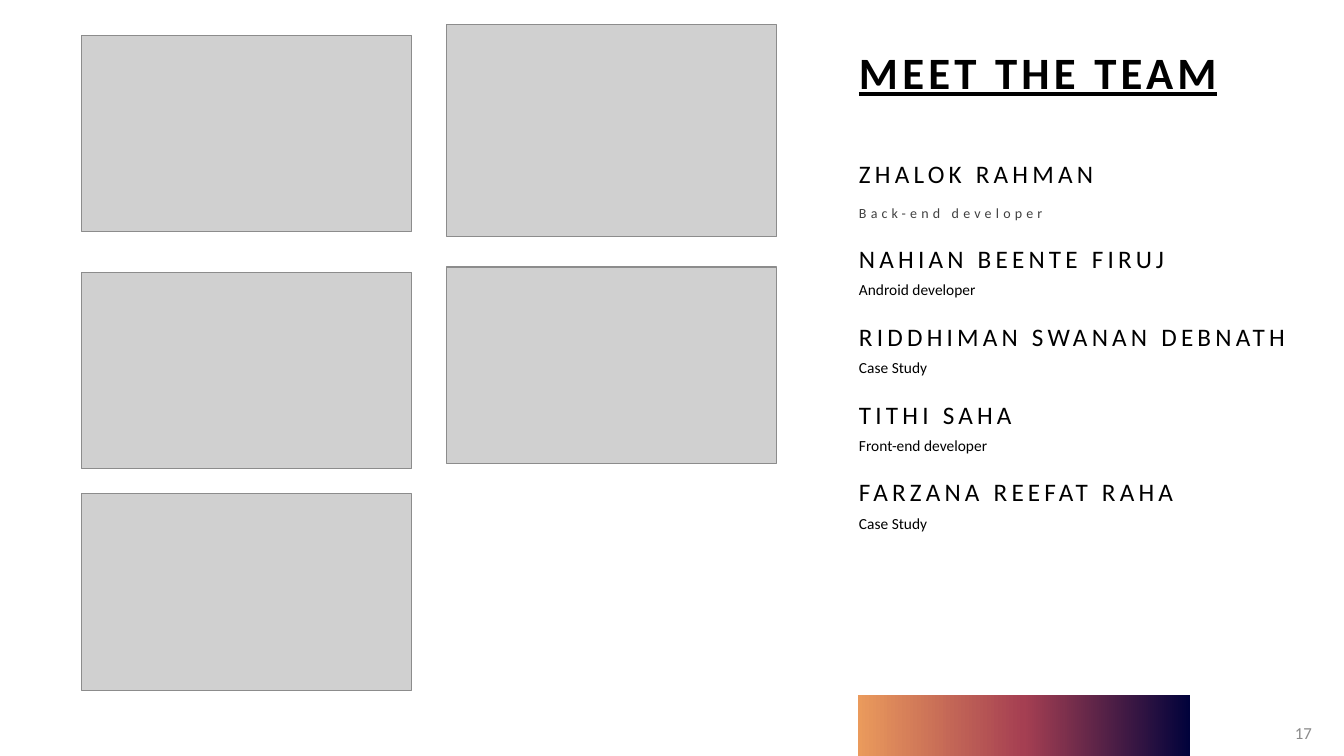
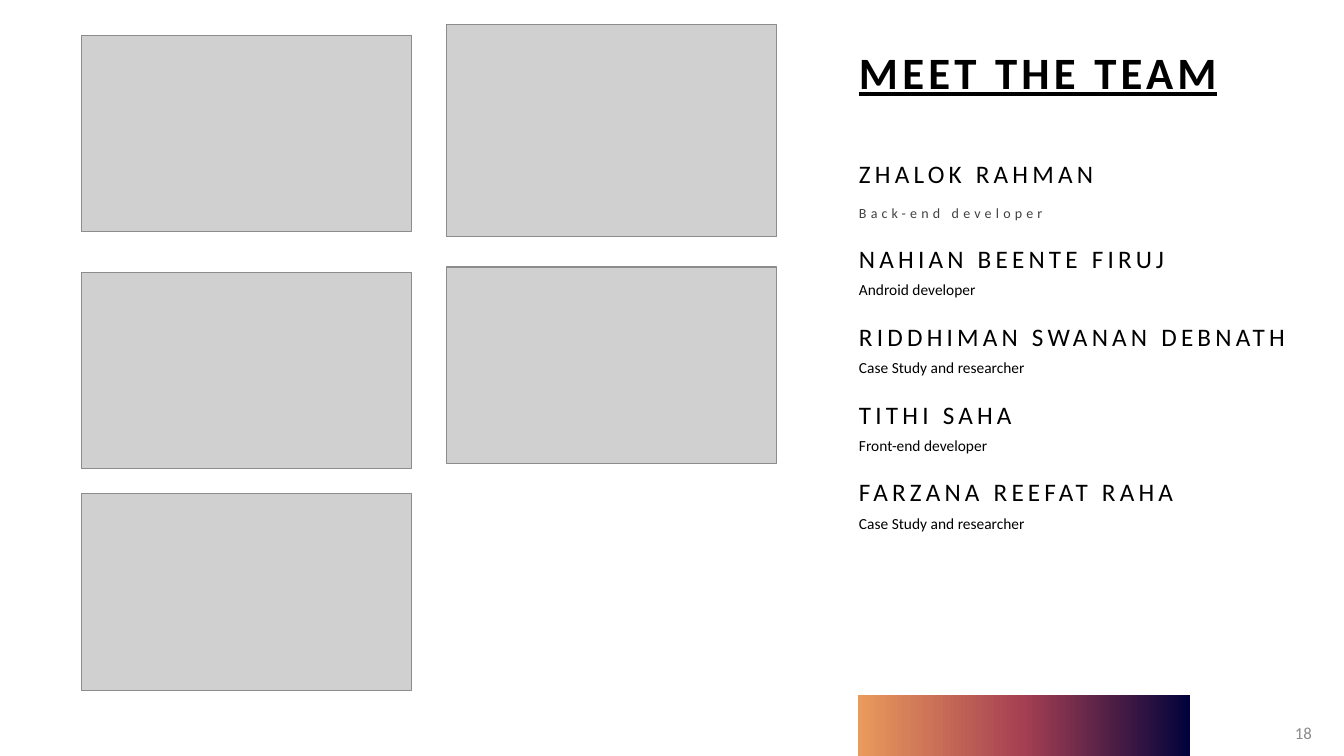
Before and after one commit to zhalok/HACKNSU4_SUST_Agile_Team, a slide deck: slide 18 of SUST_AGILE_TEAM.pptx (slide 17 before the commit). Drawn at 1344x756 pixels with LibreOffice and Linux fonts; fonts in the diff are those of the drawing; grey boxes stand for pictures. Boxes give left, top, right and bottom in pixels: in the first picture for what was removed or moved away, otherwise in the second. Text is boxed around its words. In the diff, an @@ line names an element or a change of style, - is before the commit and + after.

Commit message:
presentation

```diff
--- a/SUST_AGILE_TEAM.pptx
+++ b/SUST_AGILE_TEAM.pptx
@@ text at <box>859,362,1025,376</box>: text changed @@
-Case Study
+Case Study and researcher
@@ text at <box>859,518,1025,532</box>: text changed @@
-Case Study
+Case Study and researcher
@@ page number at <box>1295,727,1312,739</box>: text changed @@
-17
+18
```
Also in this commit, not shown: 1 slide added.
